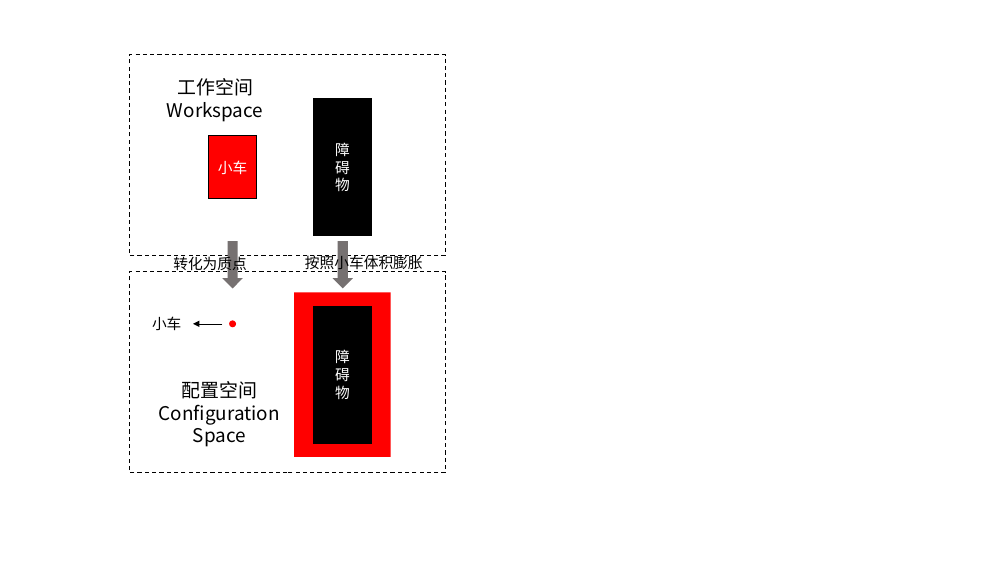
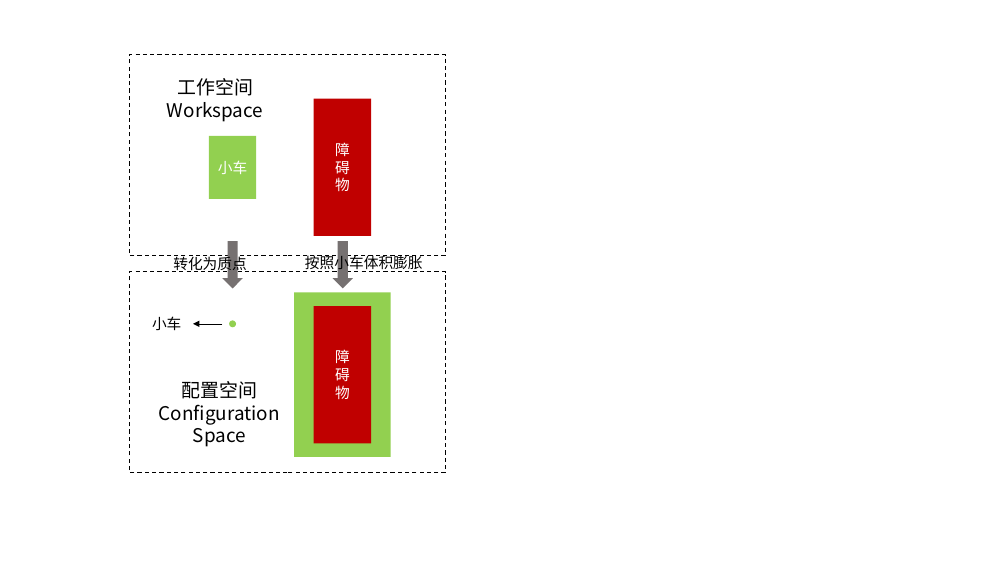
Before and after one commit to ghowoght/motion-planning, a slide deck: slide 7 of 框图.pptx. Drawn at 1008x567 pixels with LibreOffice and Linux fonts; fonts in the diff are those of the drawing. Boxes give left, top, right and bottom in pixels: in the first picture for what was removed or moved away, otherwise in the second. Text is boxed around its words. In the diff, an @@ line names an element or a change of style, - is before the commit and + after.

```diff
--- a/框图.pptx
+++ b/框图.pptx
@@ rectangle "障" at (314, 99, 371, 236): fill #000000 to #C00000; outline #000000 1 pt to none @@
@@ rectangle "小车" at (209, 136, 256, 199): fill #FF0000 to #92D050; outline #000000 1 pt to none @@
@@ rectangle at (294, 293, 391, 457): fill #FF0000 to #92D050 @@
@@ ellipse at (229, 321, 236, 327): fill #FF0000 to #92D050 @@
@@ rectangle "障" at (314, 306, 371, 443): fill #000000 to #C00000; outline #000000 1 pt to none @@
```
Also in this commit, not shown: 3 slides added, 5 other files.
